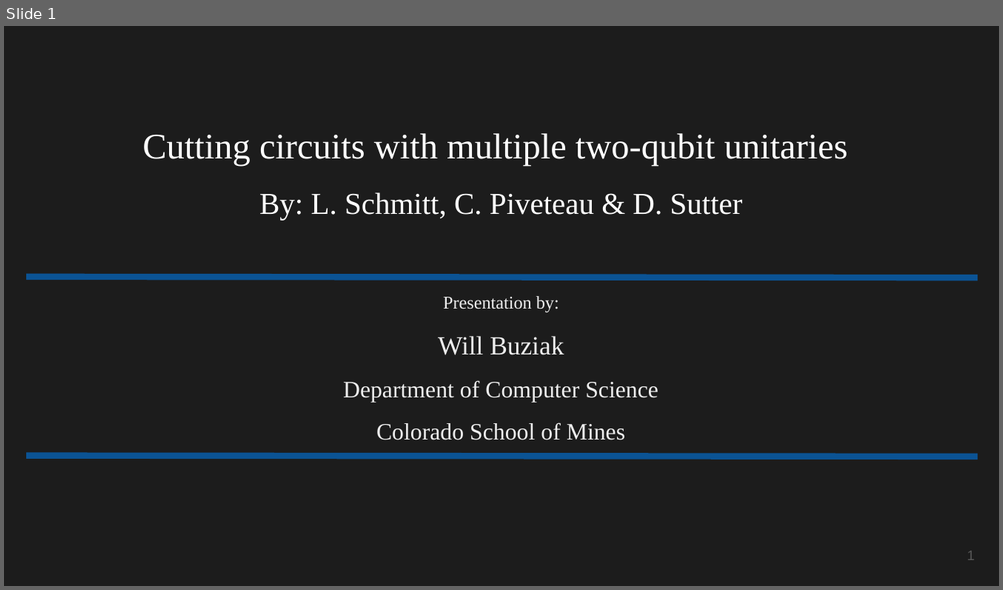
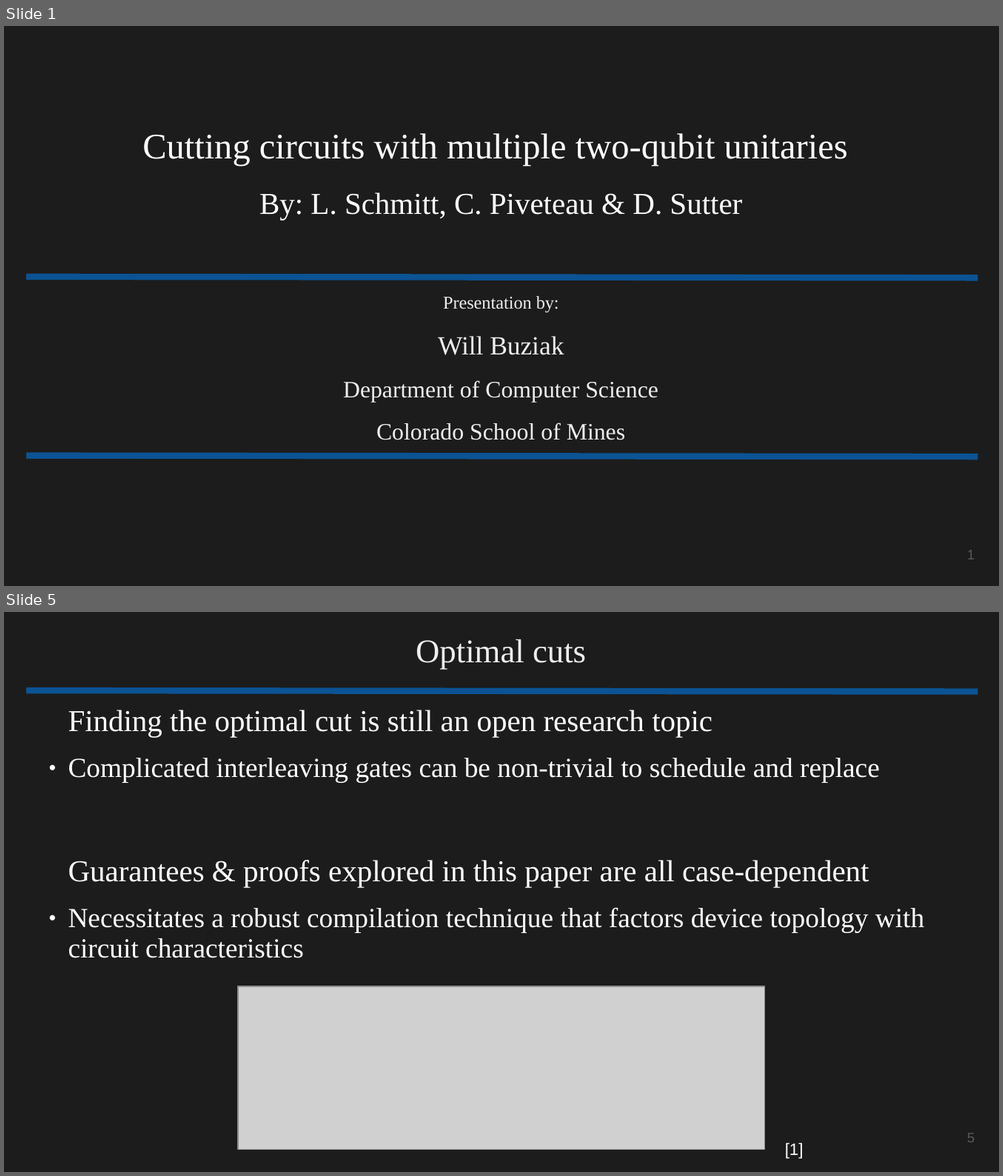
Before and after one commit to wbuziak/grad-research, a slide deck: resources/presentations/Cutting_circuits_with_multiple_two_qubit_unitaries.pptx. Shown one above the other, each under a label of ours: slide 1 before the commit, slides 1 and 5 after it; the slides between them are not shown. The pictures are 1003x590 and 1003x1176 pixels, drawn with LibreOffice and Linux fonts; fonts in the diff are those of the drawing; grey boxes stand for pictures. Boxes give left, top, right and bottom in pixels: in the first picture for what was removed or moved away, otherwise in the second. Text is boxed around its words. In the diff, an @@ line names an element or a change of style, - is before the commit and + after.

```diff
--- a/resources/presentations/Cutting_circuits_with_multiple_two_qubit_unitaries.pptx
+++ b/resources/presentations/Cutting_circuits_with_multiple_two_qubit_unitaries.pptx
@@ slide 5 added at (x1=4, y1=612, x2=999, y2=1172), background #1C1C1C @@
@@ title added at (x1=415, y1=639, x2=586, y2=670), 24 pt, text #EEEEEE @@
+Optimal cuts
@@ line added from (26, 690) to (978, 692), #0B5394 4.51 pt @@
@@ text added at (x1=68, y1=710, x2=924, y2=933), 20 pt, text #FFFFFF @@
+Finding the optimal cut is still an open research topic
+  ● Complicated interleaving gates can be non-trivial to schedule and replace
+Guarantees & proofs explored in this paper are all case-dependent
+  ● Necessitates a robust compilation technique that factors device topology with circuit characteristics
@@ picture added at (x1=238, y1=986, x2=764, y2=1149) @@
@@ text added at (x1=785, y1=1143, x2=803, y2=1159), 12 pt, text #FFFFFF @@
+[1]
@@ page number added at (x1=967, y1=1133, x2=974, y2=1143), 10 pt, text #595959 @@
+5
```
Also in this commit, not shown: 3 slides changed, 7 other slides added, 4 slides removed.
